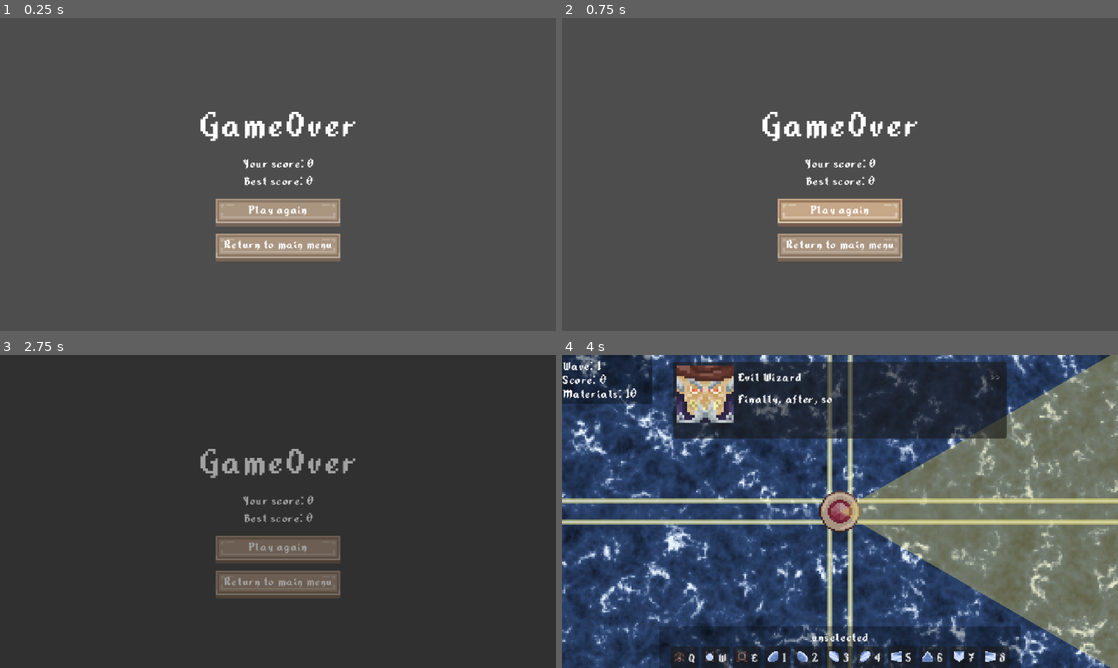
Above: before the commit, frames 1-4 (two rows, left to right).
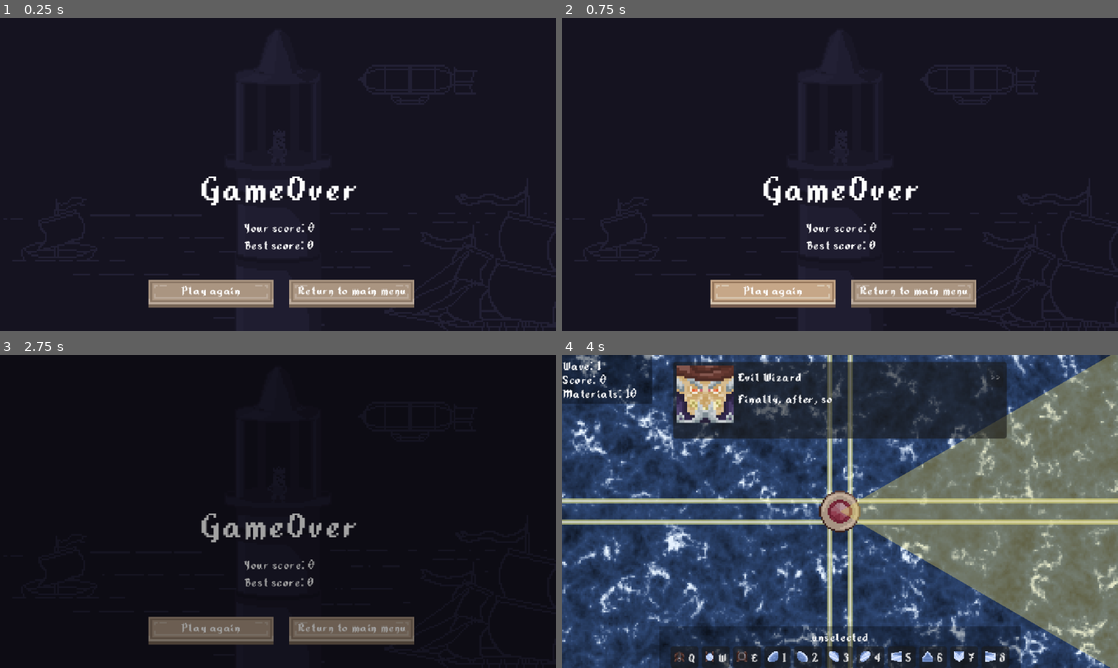
Above: after the commit, the same moments.

Repository: TrueHopolok/gj_solarnight
Game: Godot game, scene res://ui/gameover_menu/gameover_menu.tscn
The game is run twice, just before and just after one commit, with the same random seed, the same clock (stepped at 60 frames per second) and the same inputs. This scene is started directly instead of the project's main scene. Sound files missing from this copy of the repository are replaced by a short silence.
Inputs (mouse positions are in pixels of both pictures, inside the frame that each line leads up to):
- Up to frame 1 (0.25 s): no input
- Up to frame 2 (0.75 s): click "Play again" at 0.5 s
- Up to frame 3 (2.75 s): tap Enter at 1.25 s; move the mouse to (400, 495) at 1.27 s; hold Right mouse button (delete_building) 1.28-2.03 s; tap Space (deselect) at 2, 2.1 s; move the mouse to (166, 527) at 2.02 s
- Up to frame 4 (4 s): move the mouse to (895, 442) at 2.77 s; press the mouse at (895, 442) at 2.78 s; release the mouse at (895, 442) at 3.5 s; click "Next wave" at 3.5 s

The runs differ from the first frame. In frame 1, 100% of the frame differs, in the area x 0-100%, y 0-100%; in frame 2, 100%; in frame 3, 100%; in frame 4, nothing differs.

Commit message:
feature: game over

Diff:
--- a/ui/gameover_menu/gameover_menu.tscn
+++ b/ui/gameover_menu/gameover_menu.tscn
@@ -1,13 +1,24 @@
 [gd_scene format=3 uid="uid://dnuyswecqo2wf"]
 
+[ext_resource type="Texture2D" uid="uid://bnp27aglyhddw" path="res://assets/sprites/game over.png" id="1_i7awf"]
 [ext_resource type="PackedScene" uid="uid://c4cbgi0tgwths" path="res://ui/premade_button/premade_button.tscn" id="1_rbamj"]
 [ext_resource type="AudioStream" uid="uid://bwmdx0xlackyf" path="res://audio/music/levelMusic_intense.wav" id="1_rsdiu"]
 [ext_resource type="Script" uid="uid://bnyd2oaoh74f3" path="res://ui/gameover_menu/button_restart.gd" id="2_akiq2"]
-[ext_resource type="Script" path="res://ui/gameover_menu/score_label.gd" id="2_qqyla"]
+[ext_resource type="Script" uid="uid://6ow22fqjctnb" path="res://ui/gameover_menu/score_label.gd" id="2_qqyla"]
 [ext_resource type="Script" uid="uid://bhlvakmnrbcv2" path="res://ui/gameover_menu/button_return.gd" id="3_kt1v6"]
 [ext_resource type="AudioStream" uid="uid://drw1cuauj8hsf" path="res://audio/sfx/ui/sound_BUUUUUMMM.wav" id="5_6wnpt"]
 
 [node name="GameoverMenu" type="CanvasLayer" unique_id=628126712]
+
+[node name="TextureRect" type="TextureRect" parent="." unique_id=2038769635]
+anchors_preset = 15
+anchor_right = 1.0
+anchor_bottom = 1.0
+grow_horizontal = 2
+grow_vertical = 2
+texture = ExtResource("1_i7awf")
+expand_mode = 1
+stretch_mode = 6
 
 [node name="MusicPlayer" type="AudioStreamPlayer" parent="." unique_id=1103123614]
 stream = ExtResource("1_rsdiu")
@@ -16,10 +27,10 @@
 bus = &"Music_lowpass"
 
 [node name="Title" type="Label" parent="." unique_id=1246260745]
-offset_left = 224.0
-offset_top = 96.0
-offset_right = 416.0
-offset_bottom = 145.0
+offset_left = 225.0
+offset_top = 170.0
+offset_right = 417.0
+offset_bottom = 219.0
 theme_override_font_sizes/font_size = 48
 text = "GameOver"
 horizontal_alignment = 1
@@ -29,10 +40,10 @@
 anchors_preset = 15
 anchor_right = 1.0
 anchor_bottom = 1.0
-offset_left = 176.0
-offset_top = 152.0
-offset_right = -176.0
-offset_bottom = -159.0
+offset_left = 177.0
+offset_top = 226.0
+offset_right = -175.0
+offset_bottom = -85.0
 grow_horizontal = 2
 grow_vertical = 2
 size_flags_horizontal = 3
@@ -44,10 +55,10 @@
 script = ExtResource("2_qqyla")
 
 [node name="RestartButton" parent="." unique_id=1413801646 instance=ExtResource("1_rbamj")]
-offset_left = 248.0
-offset_top = 208.0
-offset_right = 392.0
-offset_bottom = 240.0
+offset_left = 171.0
+offset_top = 301.0
+offset_right = 315.0
+offset_bottom = 333.0
 script = ExtResource("2_akiq2")
 
 [node name="Label" parent="RestartButton" index="0" unique_id=960341710]
@@ -58,10 +69,10 @@
 stream = ExtResource("5_6wnpt")
 
 [node name="ReturnButton" parent="." unique_id=444219693 instance=ExtResource("1_rbamj")]
-offset_left = 248.0
-offset_top = 248.0
-offset_right = 392.0
-offset_bottom = 280.0
+offset_left = 333.0
+offset_top = 301.0
+offset_right = 477.0
+offset_bottom = 333.0
 script = ExtResource("3_kt1v6")
 
 [node name="Label" parent="ReturnButton" index="0" unique_id=960341710]
Binary file added: assets/sprites/game over.png
Not shown, added: assets/sprites/game over.png.import
